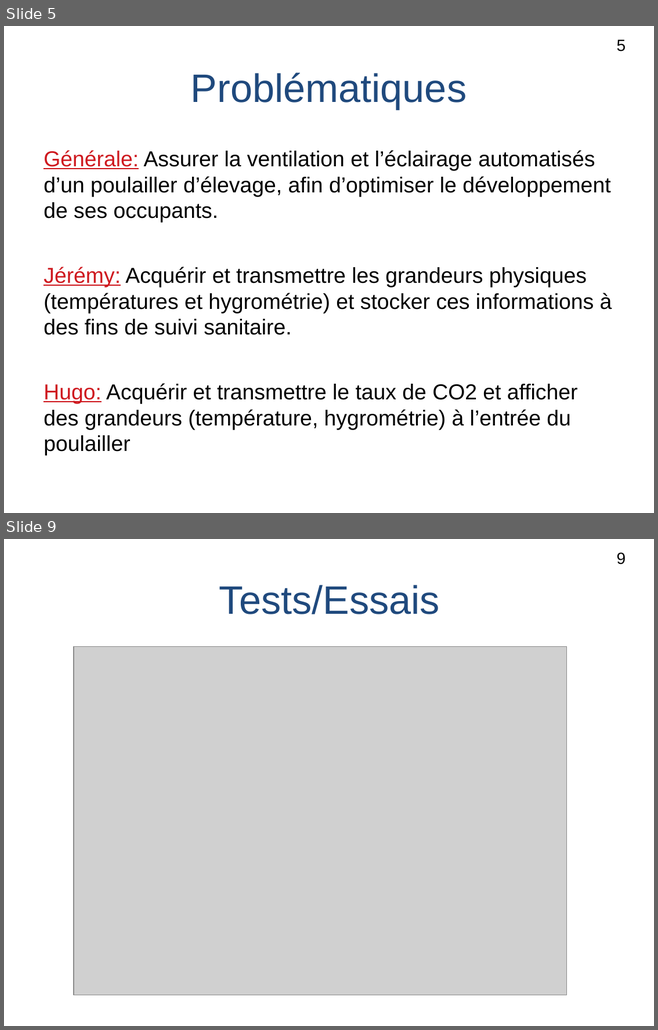
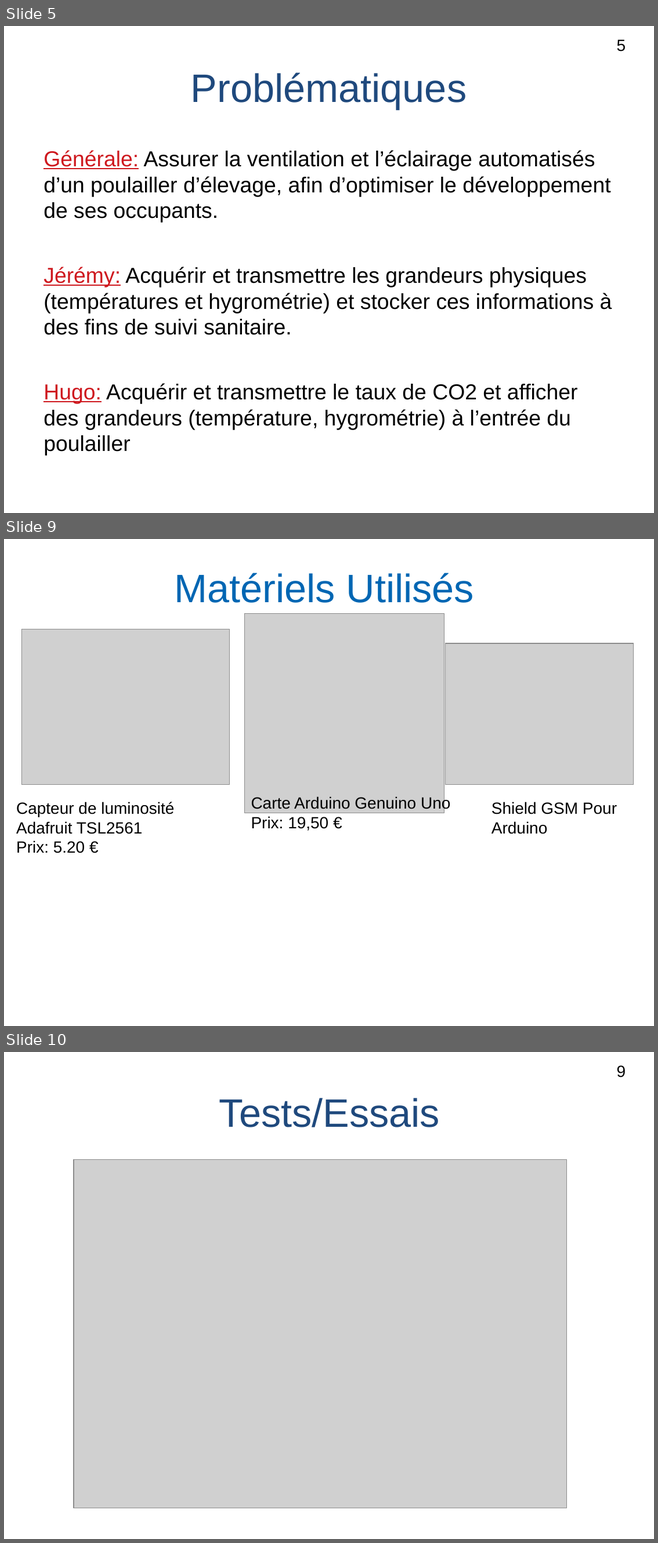
Before and after one commit to lesliesam96/Projet-STI2D, a slide deck: Ralph/Diapo Poulailler (1).ppt. Shown one above the other, each under a label of ours: slides 5 and 9 before the commit, slides 5, 9 and 10 after it; the slides between them are not shown. The pictures are 658x1030 and 658x1543 pixels, drawn with LibreOffice and Linux fonts; fonts in the diff are those of the drawing; grey boxes stand for pictures; background and template pictures are left out. Boxes give left, top, right and bottom in pixels: in the first picture for what was removed or moved away, otherwise in the second. Text is boxed around its words. In the diff, an @@ line names an element or a change of style, - is before the commit and + after.

```diff
--- a/Ralph/Diapo Poulailler (1).ppt
+++ b/Ralph/Diapo Poulailler (1).ppt
@@ slide 9 added at box(4, 539, 654, 1026), background picture (left out) @@
@@ text added at box(174, 573, 474, 603), 44 pt, text #0066B3 @@
+Matériels Utilisés
@@ picture added at box(244, 614, 444, 813) @@
@@ picture added at box(22, 629, 230, 784) @@
@@ picture added at box(445, 643, 633, 784) @@
@@ text added at box(251, 796, 450, 831), 18 pt, text #000000 @@
+Carte Arduino Genuino Uno
+Prix: 19,50 €
@@ text added at box(16, 802, 174, 853), 18 pt, text #000000 @@
+Capteur de luminosité Adafruit TSL2561
+Prix: 5.20 €
@@ text added at box(491, 802, 616, 834), 18 pt, text #000000 @@
+Shield GSM Pour
+Arduino
@@ what was slide 9 is now slide 10 @@
```
Also in this commit, not shown: 2 slides changed.
